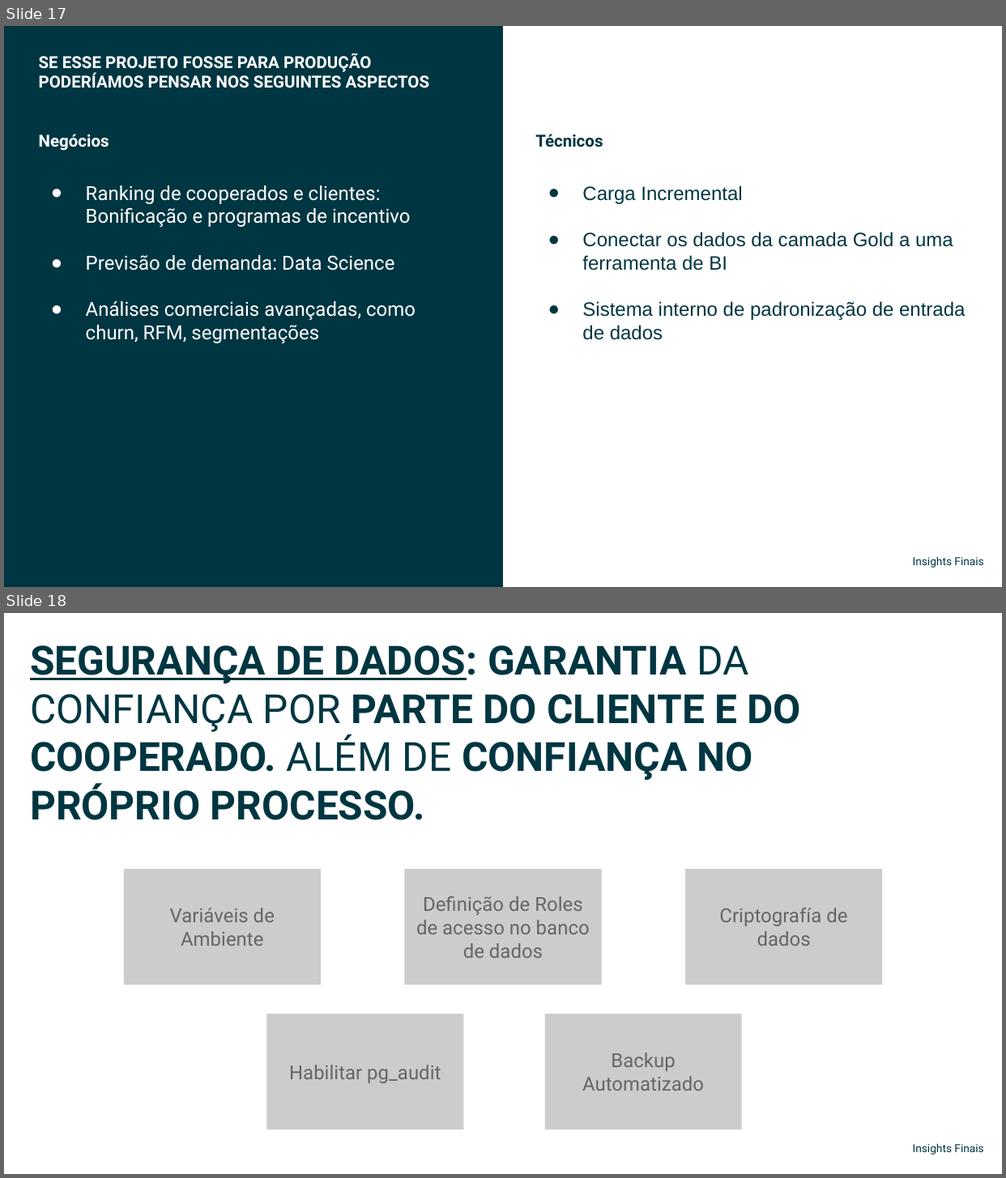
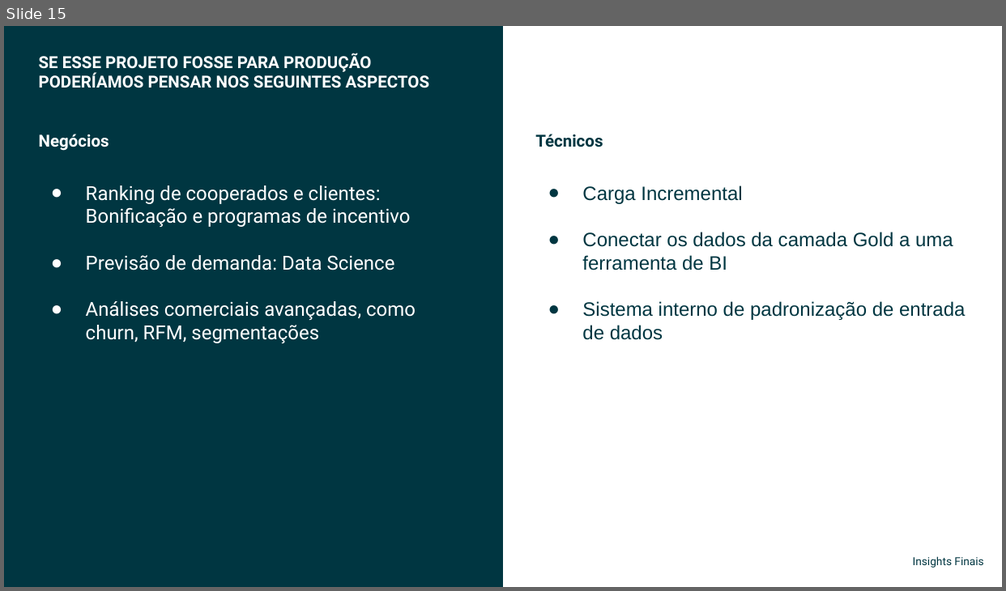
Before and after one commit to ebbonfimm/case_sicoob_coopllactia, a slide deck: Case Sicoob - Eduardo Bonfim.pptx. Shown one above the other, each under a label of ours: slides 17 and 18 before the commit, slide 15 after it. The pictures are 1006x1178 and 1006x591 pixels, drawn with LibreOffice and Linux fonts; fonts in the diff are those of the drawing. Boxes give left, top, right and bottom in pixels: in the first picture for what was removed or moved away, otherwise in the second. Text is boxed around its words. In the diff, an @@ line names an element or a change of style, - is before the commit and + after.

```diff
--- a/Case Sicoob - Eduardo Bonfim.pptx
+++ b/Case Sicoob - Eduardo Bonfim.pptx
@@ slide 18 removed at [4, 613, 1002, 1174], background #FFFFFF @@
@@ text removed at [30, 645, 801, 820] @@
-SEGURANÇA DE DADOS: GARANTIA DA CONFIANÇA POR PARTE DO CLIENTE E DO COOPERADO. ALÉM DE CONFIANÇA NO PRÓPRIO PROCESSO.
@@ rectangle removed at [124, 870, 321, 986] @@
-Variáveis de Ambiente
@@ rectangle removed at [404, 870, 601, 986] @@
-Definição de Roles de acesso no banco de dados
@@ rectangle removed at [685, 870, 882, 986] @@
-Criptografía de dados
@@ rectangle removed at [266, 1014, 463, 1130] @@
-Habilitar pg_audit
@@ rectangle removed at [545, 1014, 741, 1130] @@
-Backup Automatizado
@@ text removed at [913, 1144, 983, 1155] @@
-Insights Finais
@@ what was slide 17 is now slide 15 @@
```
Also in this commit, not shown: 5 slides changed, 2 slides added, 4 other slides removed.
